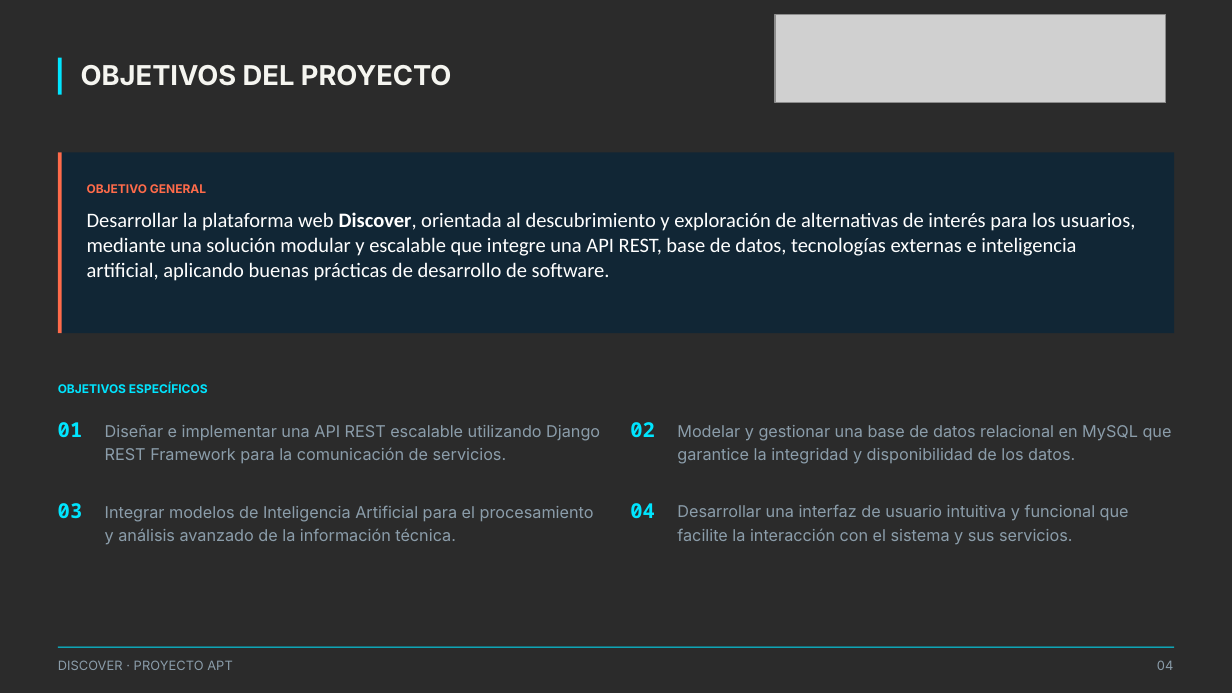
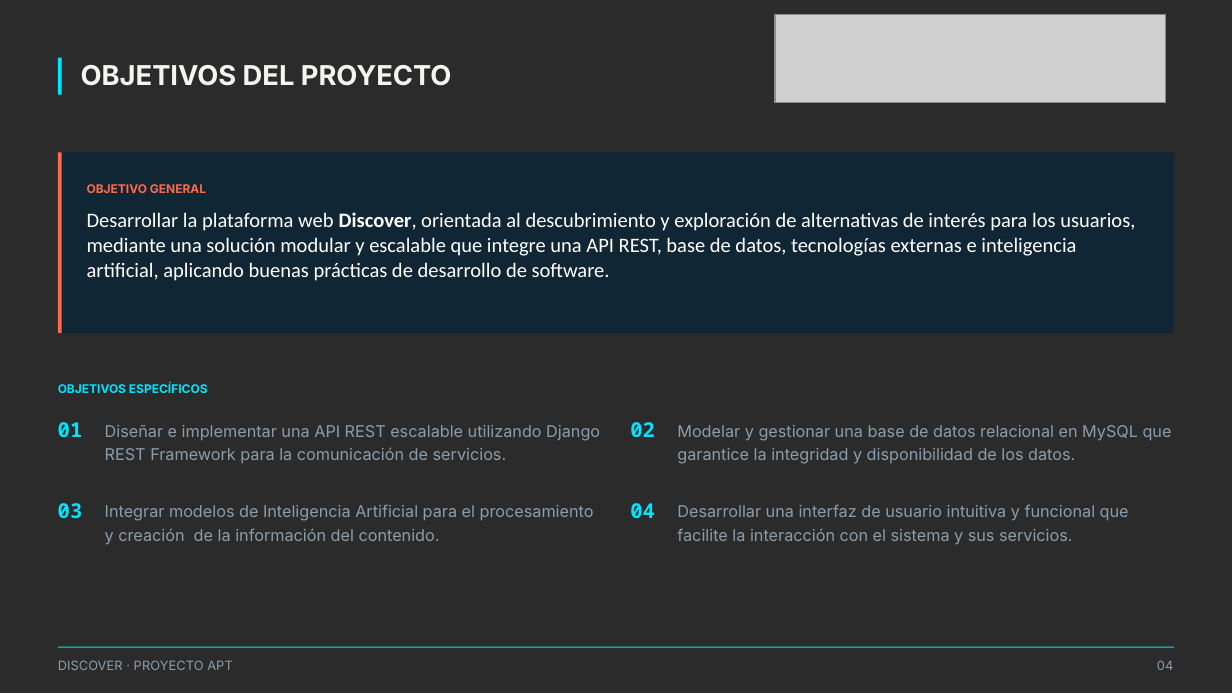
Before and after one commit to Jordanopoque/Discover, a slide deck: slide 4 of Fase 1/Evidencias Grupales/Presentación Proyecto.pptx. Drawn at 1232x693 pixels with LibreOffice and Linux fonts; fonts in the diff are those of the drawing; grey boxes stand for pictures; background and template pictures are left out; a plain dark background stands for a picture behind light text. Boxes give left, top, right and bottom in pixels: in the first picture for what was removed or moved away, otherwise in the second. Text is boxed around its words. In the diff, an @@ line names an element or a change of style, - is before the commit and + after.

```diff
--- a/Fase 1/Evidencias Grupales/Presentación Proyecto.pptx
+++ b/Fase 1/Evidencias Grupales/Presentación Proyecto.pptx
@@ text at (105, 504, 594, 545): text changed @@
-Integrar modelos de Inteligencia Artificial para el procesamiento y análisis avanzado de la información técnica.
+Integrar modelos de Inteligencia Artificial para el procesamiento y creación de la información del contenido.
```
Also in this commit, not shown: 5 other slides changed, 1 other file.
